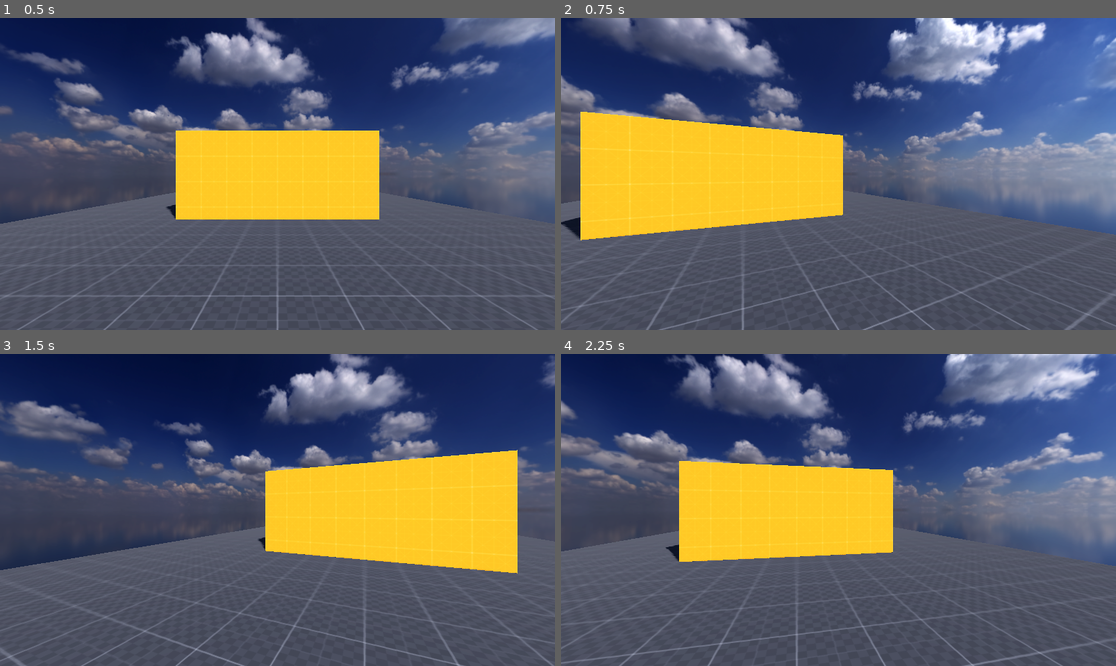
Above: before the commit, frames 1-4 (two rows, left to right).
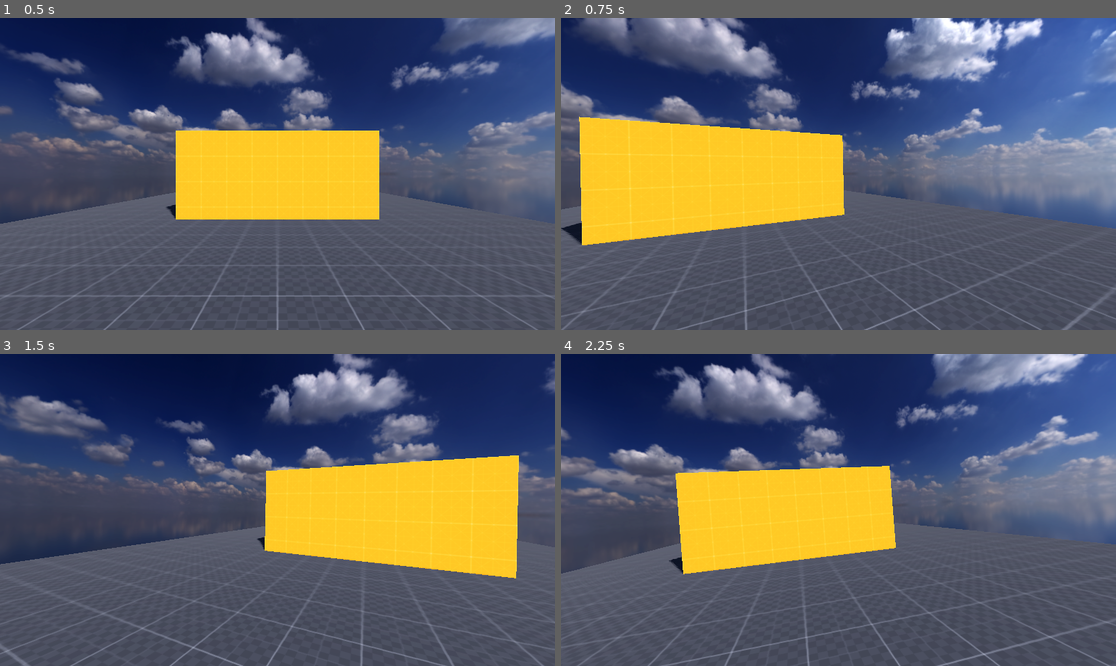
Above: after the commit, the same moments.

Repository: Inquisitor718/MadCow
Game: Godot game, scene res://scenes/main.tscn
Two runs of this game, one before a commit and one after it. Both use one fixed random seed, a clock stepped at 60 frames per second and the inputs below.
Inputs (mouse positions are in pixels of both pictures, inside the frame that each line leads up to):
- Up to frame 1 (0.5 s): no input
- Up to frame 2 (0.75 s): tap Enter (ui_accept) at 0.5 s; move the mouse to (866, 174) at 0.52 s; hold W (forward) from 0.53 s (still down); hold Ctrl (crouch) from 0.53 s (still down)
- Up to frame 3 (1.5 s): keep holding W (forward); tap Enter (ui_accept) at 0.77, 1.25 s; move the mouse to (249, 510) at 1.27 s; release Ctrl (crouch) at 1.28 s; tap E (free_look) at 1.35 s
- Up to frame 4 (2.25 s): keep holding W (forward); tap Enter (ui_accept) at 1.52, 2 s; move the mouse to (849, 503) at 2.02 s; hold Shift (sprint) from 2.03 s (still down)

Frame 1 is identical in both runs. In frame 2, 8.7% of the frame differs, in the area x 0-100%, y 0-100%; in frame 3, 6.8%; in frame 4, 21%.
Error before the commit: Invalid access to property or key 'position' on a base object of type 'null instance'. (res://scripts/Sarvesh/Movement.gd:40)
Error after the commit: Invalid access to property or key 'shape' on a base object of type 'null instance'. (res://scripts/Sarvesh/Movement.gd:63)

Commit message:
edited Movement.gd
just 1 line change for compatibility + gitignore

Diff:
--- a/madcow-decease/scenes/main.tscn
+++ b/madcow-decease/scenes/main.tscn
@@ -2,7 +2,7 @@
 
 [ext_resource type="Texture2D" uid="uid://brivwk7k870tw" path="res://assets/hdris/kloofendal_48d_partly_cloudy_puresky_2k.hdr" id="1_sugp2"]
 [ext_resource type="PackedScene" uid="uid://ccb1x31rk1xrh" path="res://scenes/level.tscn" id="2_jyhfs"]
-[ext_resource type="Script" uid="uid://bepvssds3fs57" path="res://scripts/Movement.gd" id="3_sugp2"]
+[ext_resource type="Script" uid="uid://bepvssds3fs57" path="res://scripts/Sarvesh/Movement.gd" id="3_sugp2"]
 
 [sub_resource type="PanoramaSkyMaterial" id="PanoramaSkyMaterial_sugp2"]
 panorama = ExtResource("1_sugp2")
--- a/madcow-decease/scripts/Sarvesh/Movement.gd
+++ b/madcow-decease/scripts/Sarvesh/Movement.gd
@@ -1,6 +1,7 @@
 extends CharacterBody3D
 
-@onready var head: Node3D = $Head
+@onready var neck: Node3D = $neck
+
 
 var direction = Vector3.ZERO
 
@@ -37,15 +38,15 @@
 #mouse movement
 func _ready():
 	Input.set_mouse_mode(Input.MOUSE_MODE_CAPTURED)
-	default_pos = head.position
+	default_pos = neck.position
 
 
 
 func _input(event):
 	if event is InputEventMouseMotion:
 		rotate_y(deg_to_rad((event.relative.x) * mouse_sens * -1))
-		head.rotate_x(deg_to_rad((event.relative.y) * mouse_sens *-1))
-		head.rotation.x = clamp(head.rotation.x, deg_to_rad(-89), deg_to_rad(89))
+		neck.rotate_x(deg_to_rad((event.relative.y) * mouse_sens *-1))
+		neck.rotation.x = clamp(neck.rotation.x, deg_to_rad(-89), deg_to_rad(89))
 
 
 
@@ -100,11 +101,11 @@
 		else:
 			bob_timer += delta * wbob_freq
 		#does actual bobbing
-		head.position.y = default_pos.y + (sin(bob_timer) * bob_amplitude )
-		head.position.x = default_pos.x + (sin(bob_timer / 2.0) * bob_amplitude)
+		neck.position.y = default_pos.y + (sin(bob_timer) * bob_amplitude )
+		neck.position.x = default_pos.x + (sin(bob_timer / 2.0) * bob_amplitude)
 	else:#resets default position of the head when not moving
-		head.position.y = lerp(head.position.y, default_pos.y, delta * lerp_speed)
-		head.position.x = lerp(head.position.x, default_pos.x, delta * lerp_speed)
+		neck.position.y = lerp(neck.position.y, default_pos.y, delta * lerp_speed)
+		neck.position.x = lerp(neck.position.x, default_pos.x, delta * lerp_speed)
 
 
 	move_and_slide()
@@ -119,6 +120,6 @@
 		lbob_offset = -imp
 
 	lbob_offset = lerp(lbob_offset, 0.0, delta * lerp_speed)
-	head.position.y += lbob_offset
+	neck.position.y += lbob_offset
 
 	on_floor = is_on_floor()
Not shown, changed: .gitignore
